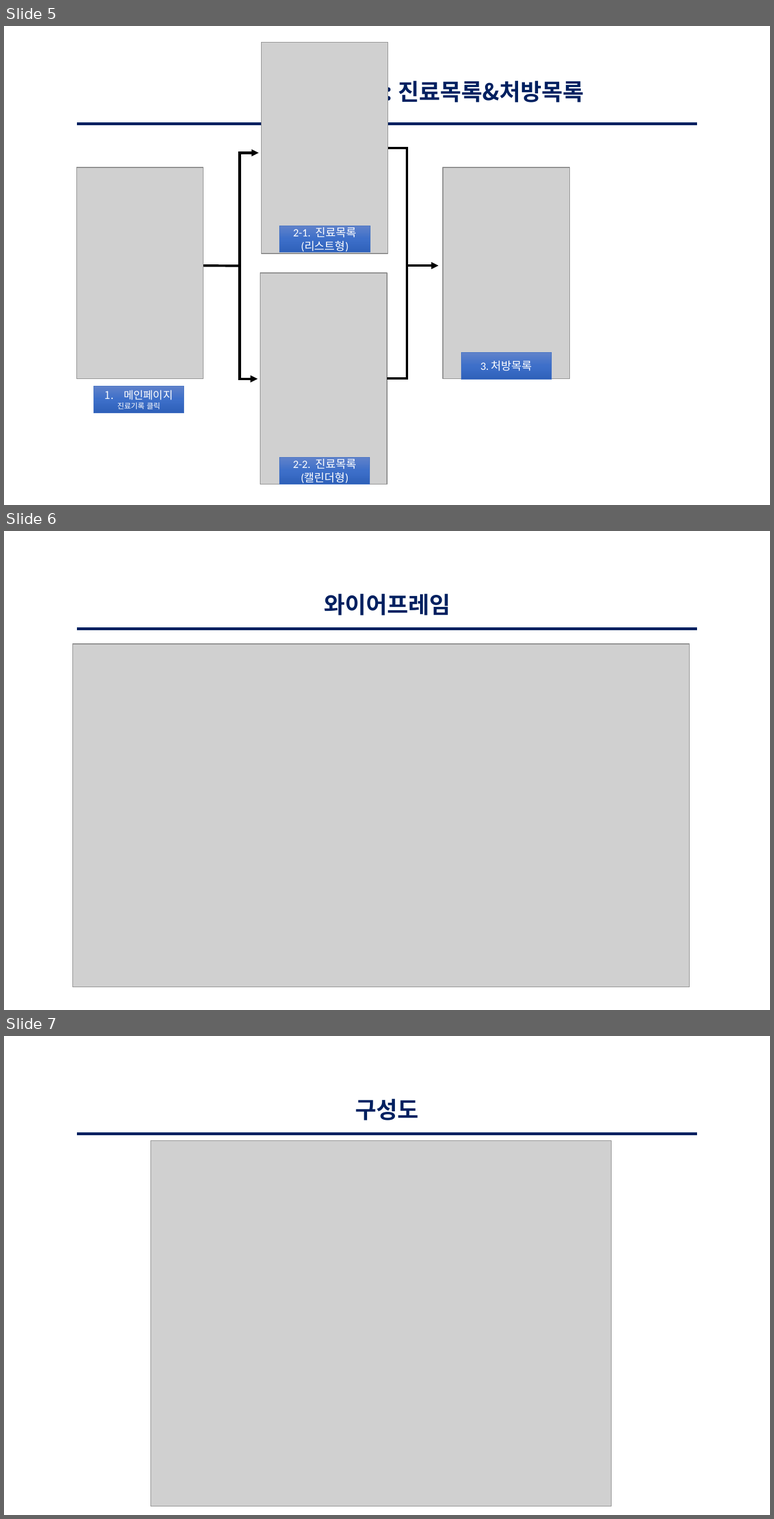
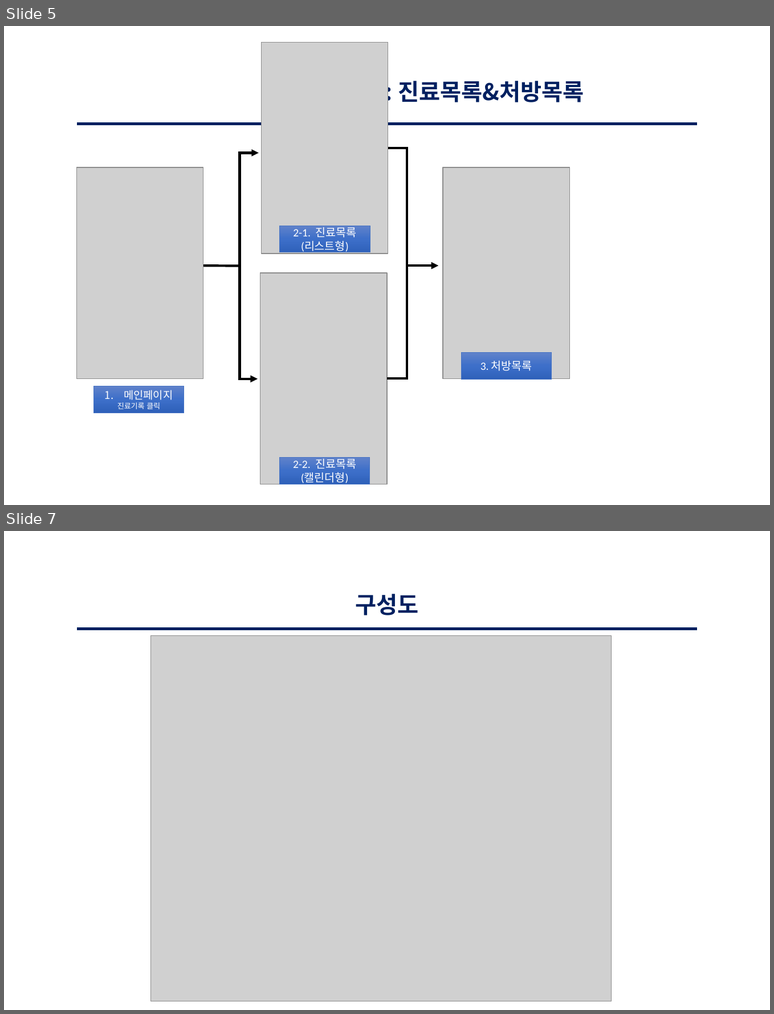
Before and after one commit to shjj94/MediPass, a slide deck: 설계참고자료V3_sh.pptx. Shown one above the other, each under a label of ours: slides 5, 6 and 7 before the commit, slides 5 and 7 after it; the slides between them are not shown. The pictures are 774x1519 and 774x1014 pixels, drawn with LibreOffice and Linux fonts; fonts in the diff are those of the drawing; grey boxes stand for pictures. Boxes give left, top, right and bottom in pixels: in the first picture for what was removed or moved away, otherwise in the second. Text is boxed around its words. In the diff, an @@ line names an element or a change of style, - is before the commit and + after.

```diff
--- a/설계참고자료V3_sh.pptx
+++ b/설계참고자료V3_sh.pptx
@@ slide 6 removed at [4,531,770,1010], background #FFFFFF @@
@@ text removed at [324,594,451,615] @@
-와이어프레임
@@ line removed from (77, 629) to (697, 629) @@
@@ picture removed at [73,644,690,987] @@
```
Also in this commit, not shown: 1 slide changed, 2 slides added.
